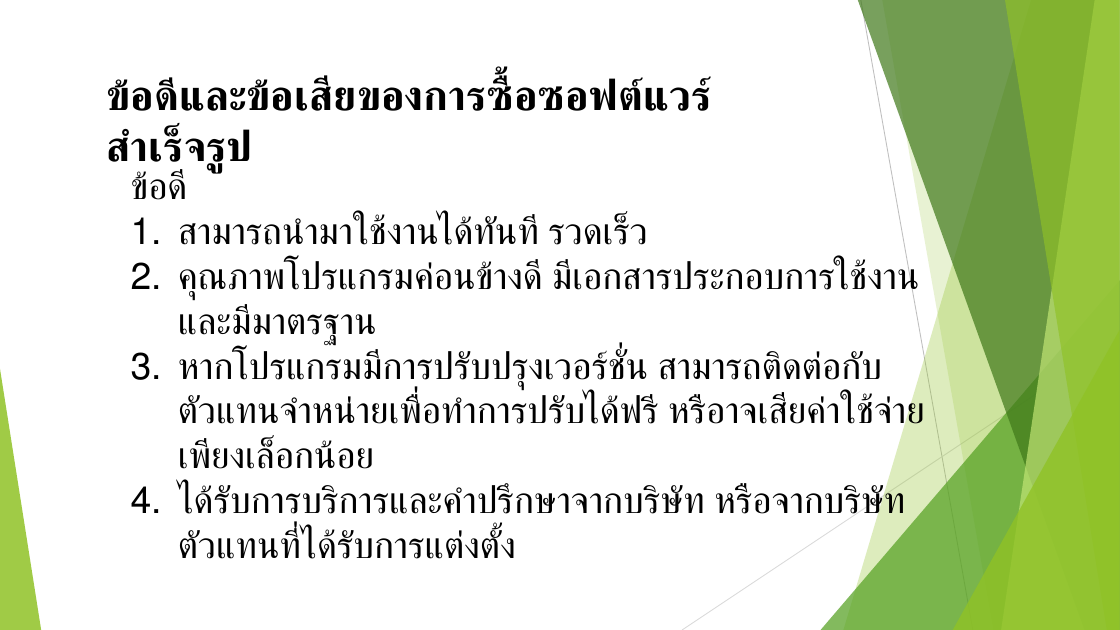
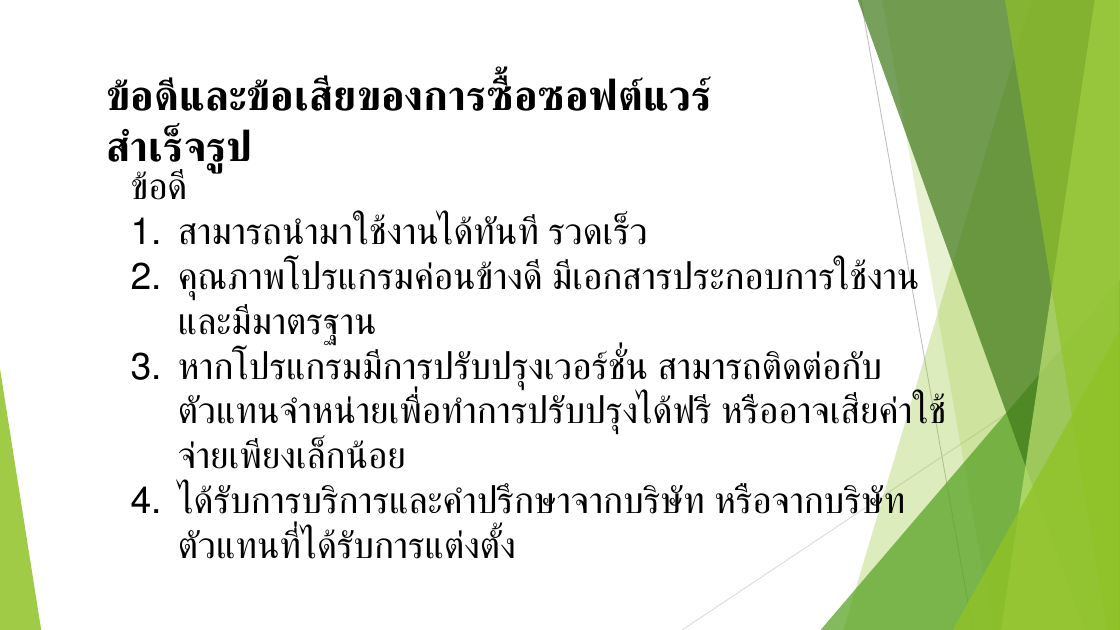
Before and after one commit to praew06/cpsc322_work, a slide deck: slide 8 of บทที่7.pptx. Drawn at 1120x630 pixels with LibreOffice and Linux fonts; fonts in the diff are those of the drawing. Boxes give left, top, right and bottom in pixels: in the first picture for what was removed or moved away, otherwise in the second. Text is boxed around its words. In the diff, an @@ line names an element or a change of style, - is before the commit and + after.

```diff
--- a/บทที่7.pptx
+++ b/บทที่7.pptx
@@ text at <box>178,349,946,469</box>: text changed @@
-3. หากโปรแกรมมีการปรับปรุงเวอร์ชั่น สามารถติดต่อกับตัวแทนจำหน่ายเพื่อทำการปรับได้ฟรี หรือาจเสียค่าใช้จ่ายเพียงเล็อกน้อย
+3. หากโปรแกรมมีการปรับปรุงเวอร์ชั่น สามารถติดต่อกับตัวแทนจำหน่ายเพื่อทำการปรับปรุงได้ฟรี หรืออาจเสียค่าใช้จ่ายเพียงเล็กน้อย
```
Also in this commit, not shown: 7 other slides changed, 1 other file.
